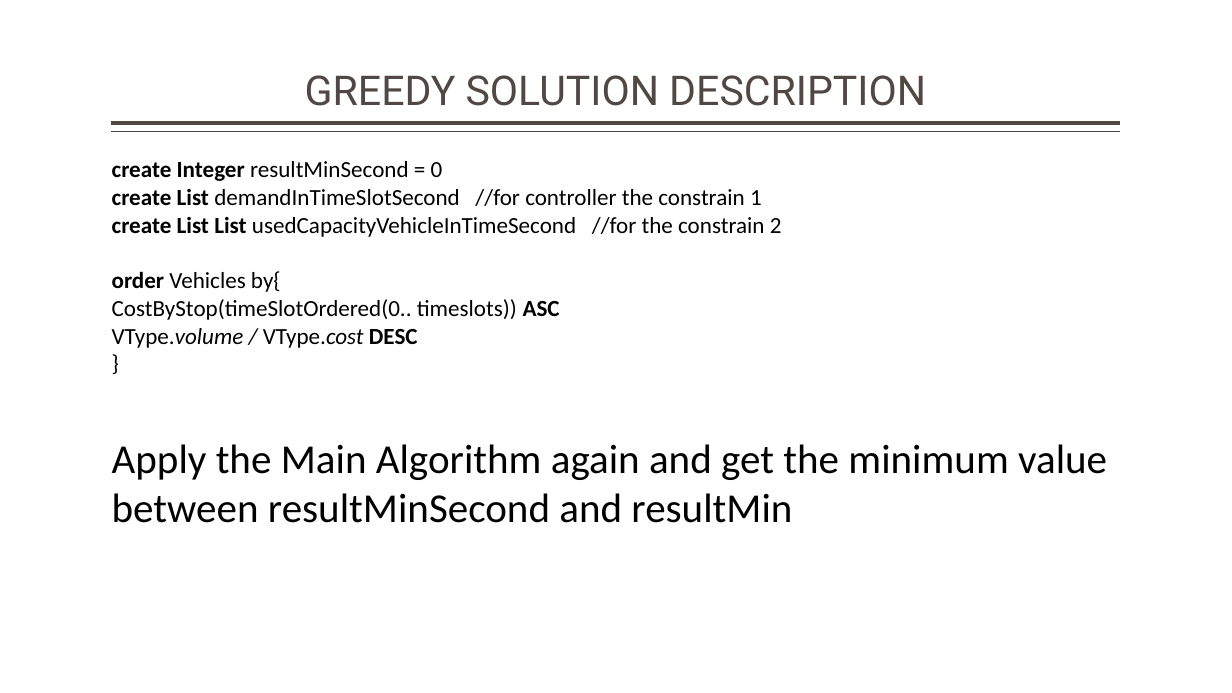
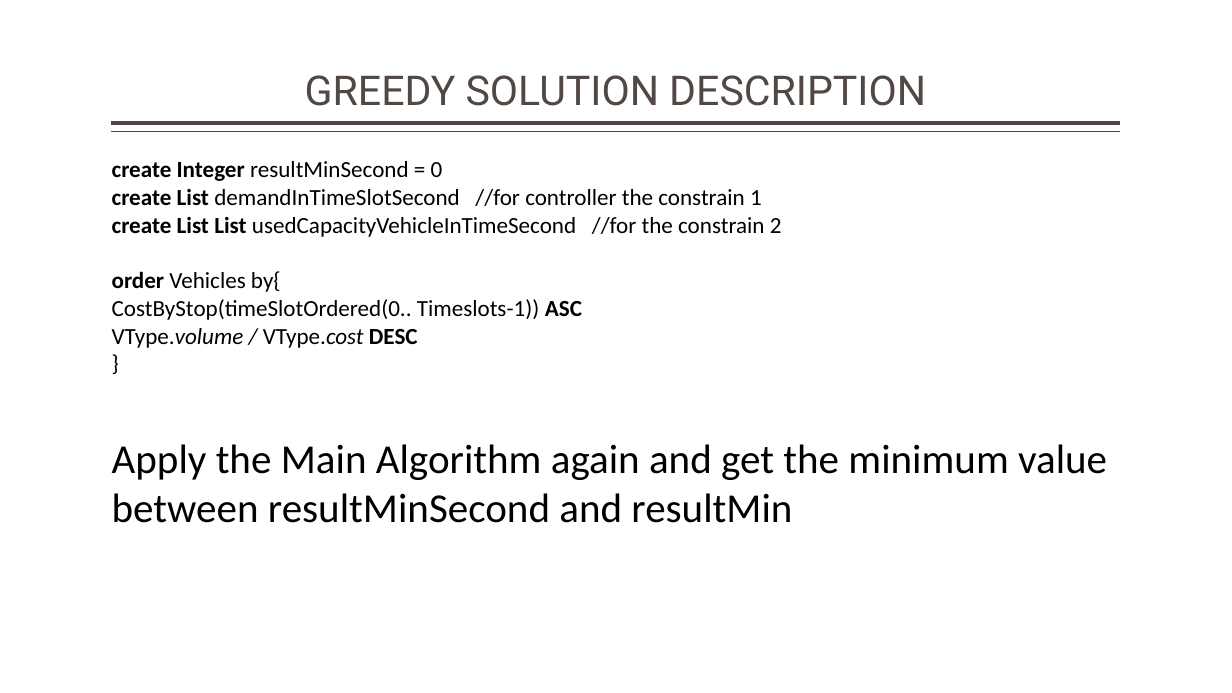
Before and after one commit to averanes/BinPackingProblem, a slide deck: slide 9 of bpdmo_greedy .pptx. Drawn at 1232x693 pixels with LibreOffice and Linux fonts; fonts in the diff are those of the drawing. Boxes give left, top, right and bottom in pixels: in the first picture for what was removed or moved away, otherwise in the second. Text is boxed around its words. In the diff, an @@ line names an element or a change of style, - is before the commit and + after.

```diff
--- a/bpdmo_greedy .pptx
+++ b/bpdmo_greedy .pptx
@@ text at [112, 299, 582, 320]: text changed @@
-CostByStop(timeSlotOrdered(0.. timeslots)) ASC
+CostByStop(timeSlotOrdered(0.. Timeslots-1)) ASC
```
Also in this commit, not shown: 1 other slide changed.
